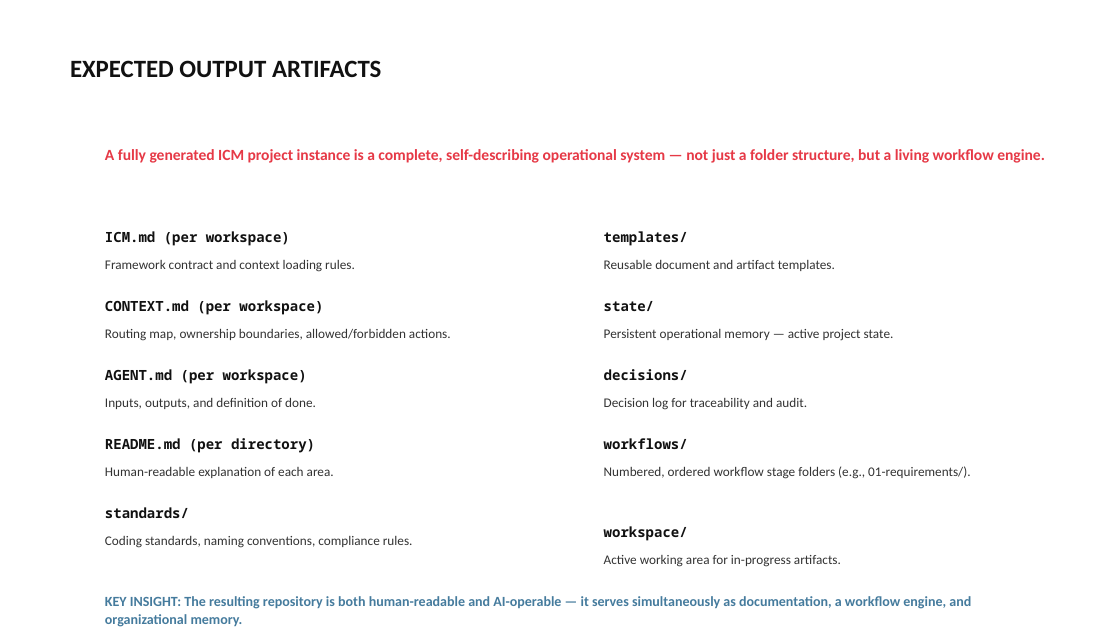
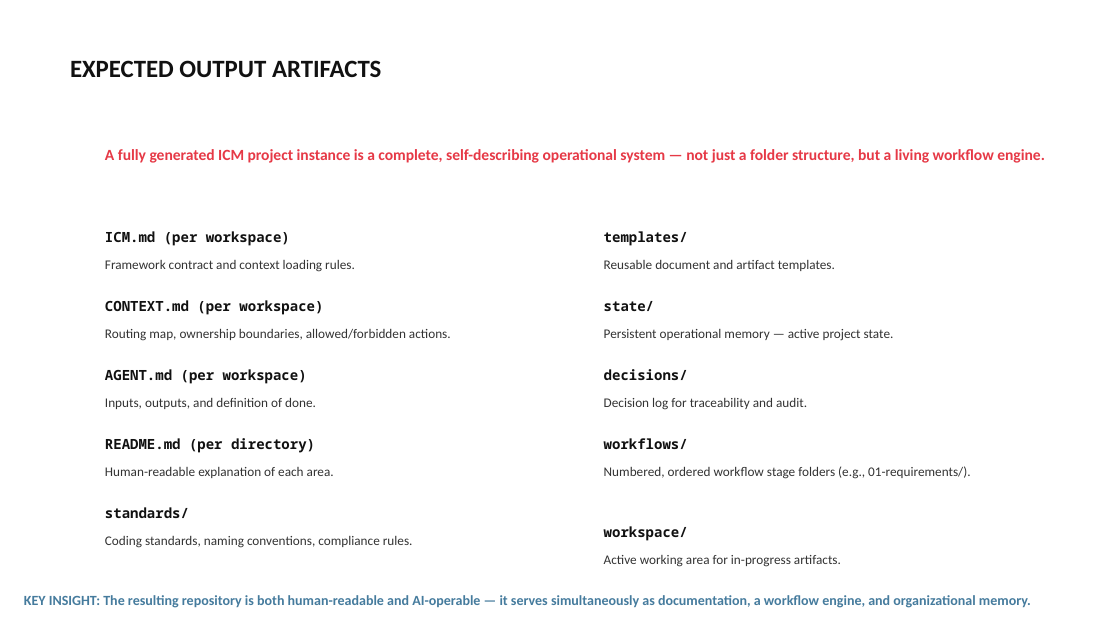
Before and after one commit to NathanForster/ICM, a slide deck: slide 9 of Interpretable_Context_Methodology_(ICM).pptx. Drawn at 1120x630 pixels with LibreOffice and Linux fonts; fonts in the diff are those of the drawing; background and template pictures are left out. Boxes give left, top, right and bottom in pixels: in the first picture for what was removed or moved away, otherwise in the second. Text is boxed around its words. In the diff, an @@ line names an element or a change of style, - is before the commit and + after.

```diff
--- a/Interpretable_Context_Methodology_(ICM).pptx
+++ b/Interpretable_Context_Methodology_(ICM).pptx
@@ text "KEY INSIGHT: The resulting repository ..." rewrapped from box(105, 596, 971, 627) to box(24, 595, 1031, 608) @@
```
Also in this commit, not shown: 1 other slide changed, 1 other file.
